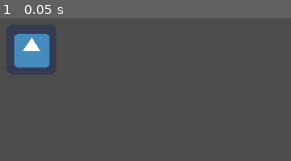
Above: before the commit, frame 1.
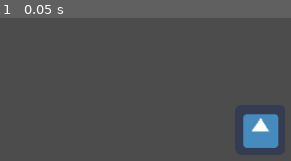
Above: after the commit, the same moment.

Repository: sirgladshoes/test
Game: Godot game, scene res://hiya.tscn
Two runs of this game, one before a commit and one after it. Both use one fixed random seed, a clock stepped at 60 frames per second and the inputs below. The project has no main scene, so this scene is started directly. The engine's default icon, where the game draws it, is replaced by a stand-in: a white triangle on a blue panel in a dark square.
Inputs:
- Up to frame 1 (0.05 s): no input

The runs differ from the first frame. In frame 1, 5.8% of the frame differs, in the area x 4-96%, y 11-91%.

Commit message:
move square

Diff:
--- a/testproject/hiya.tscn
+++ b/testproject/hiya.tscn
@@ -5,5 +5,5 @@
 [node name="hiya" type="Node2D"]
 
 [node name="icon" type="Sprite" parent="."]
-position = Vector2( 127.324, 69.953 )
+position = Vector2( 420.324, 172.953 )
 texture = ExtResource( 1 )
